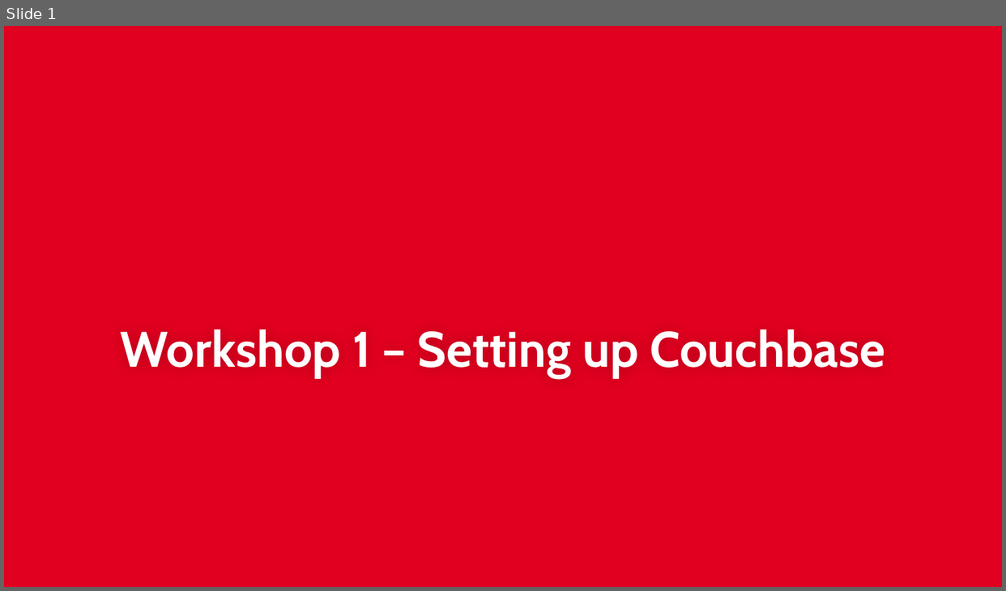
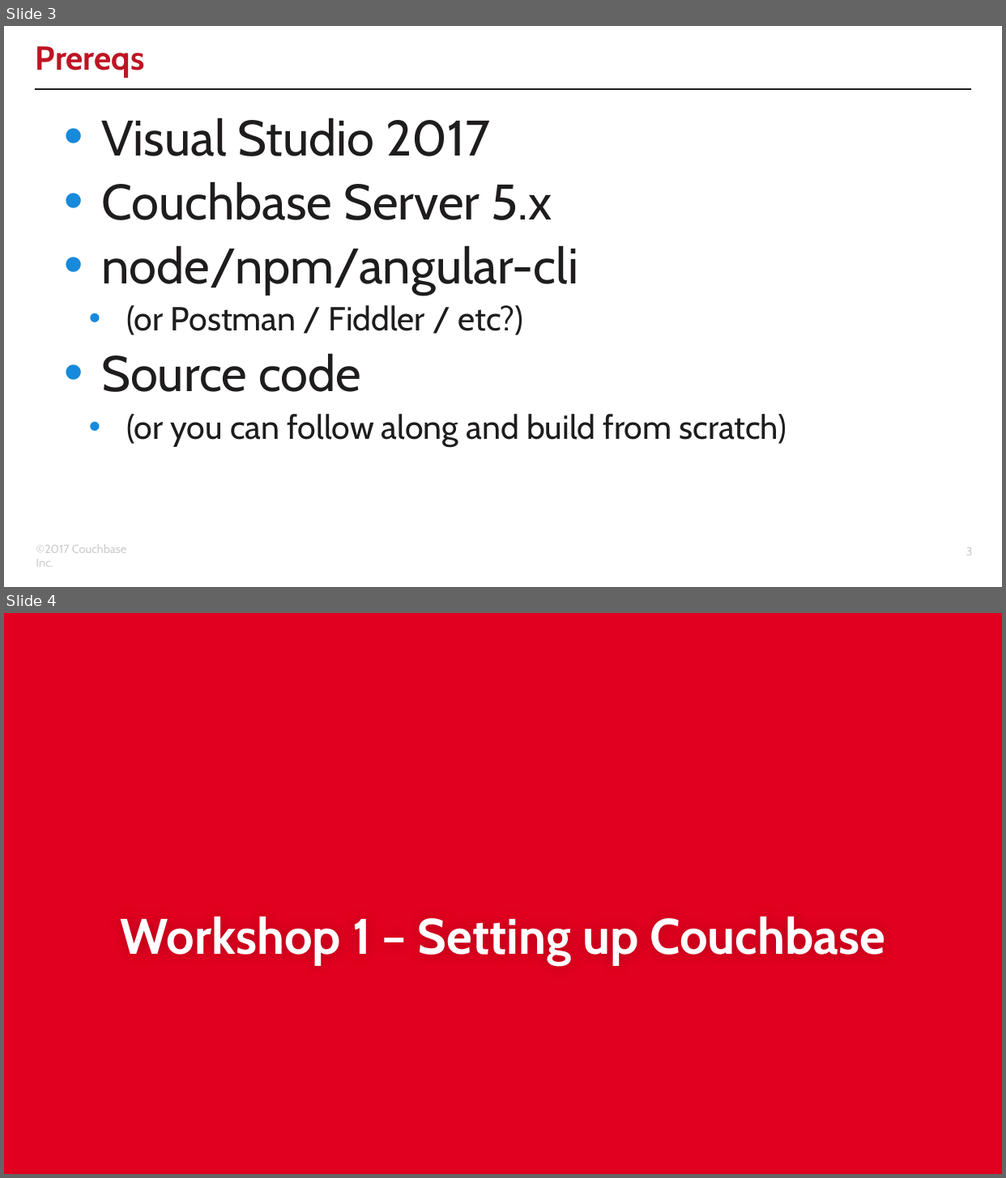
Before and after one commit to couchbaselabs/aspnet-nosql-workshop, a slide deck: 01/01.pptx. Shown one above the other, each under a label of ours: slide 1 before the commit, slides 3 and 4 after it. The pictures are 1006x591 and 1006x1178 pixels, drawn with LibreOffice and Linux fonts; fonts in the diff are those of the drawing; background and template pictures are left out. Boxes give left, top, right and bottom in pixels: in the first picture for what was removed or moved away, otherwise in the second. Text is boxed around its words. In the diff, an @@ line names an element or a change of style, - is before the commit and + after.

Commit message:
tweaks for workshops part 1 and 2 - removed _workshop folders (confusing) - updated Couchbase SDK and added auth for Couchbase Server 5 - updated slide decks, with corresponding PDFs

```diff
--- a/01/01.pptx
+++ b/01/01.pptx
@@ slide 3 added at <box>4,26,1002,587</box>, background #FFFFFF @@
@@ title added at <box>36,46,145,78</box>, 24 pt, text #BE1523, bold @@
+Prereqs
@@ line added from (35, 89) to (971, 89), #1E1C1C 1 pt @@
@@ text added at <box>101,118,786,447</box>, 36 pt, text #1E1C1C @@
+• Visual Studio 2017
+• Couchbase Server 5.x
+• node/npm/angular-cli
+      • (or Postman / Fiddler / etc?)
+• Source code
+  • (or you can follow along and build from scratch)
@@ text added at <box>36,544,127,567</box>, 8.5 pt, text #CCCCCC @@
+©2017 Couchbase Inc.
@@ page number added at <box>966,548,973,556</box>, 8.5 pt, text #CCCCCC @@
+3
@@ what was slide 1 is now slide 4 @@
```
Also in this commit, not shown: 10 slides changed, 3 other slides added, 5 slides removed, 18 other files.
